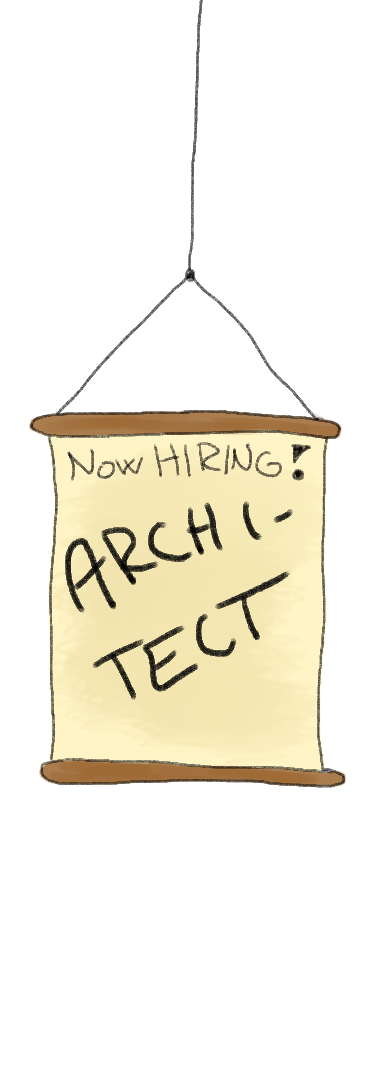
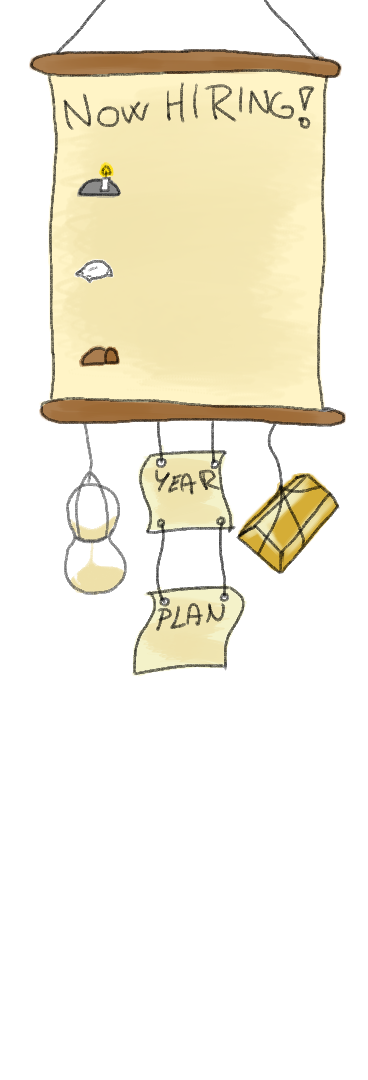
Layers edited between the first and the second (368, 1080) image:
showed "hat_builder.png", painted on it over (48, 320, 176, 768)
showed "hat_miner.png", painted on it over (48, 128, 176, 640)
showed "hat_transporter.png", painted on it over (48, 192, 176, 704)
renamed "Layer 176" to "Architect", hid it, painted on it over (29, 64, 320, 768)
added layer "now hiring" in group "Hiring_sign" over (29, 0, 320, 192)
painted on "lineart" (2nd of 3, in "Hiring_sign") over (29, 0, 346, 788)
painted on "paint" (2nd of 3, in "Hiring_sign") over (29, 0, 346, 788)
painted on "color" (2nd of 3, in "Hiring_sign") over (29, 0, 346, 788)
showed group "Timer" (4 layers) over (29, 384, 346, 768)
painted on "lineart" (3rd of 3, in "Timer") over (48, 384, 346, 704)
painted on "paint" (3rd of 3, in "Timer") over (48, 384, 346, 704)
painted on "color" (3rd of 3, in "Timer") over (48, 384, 346, 768)
